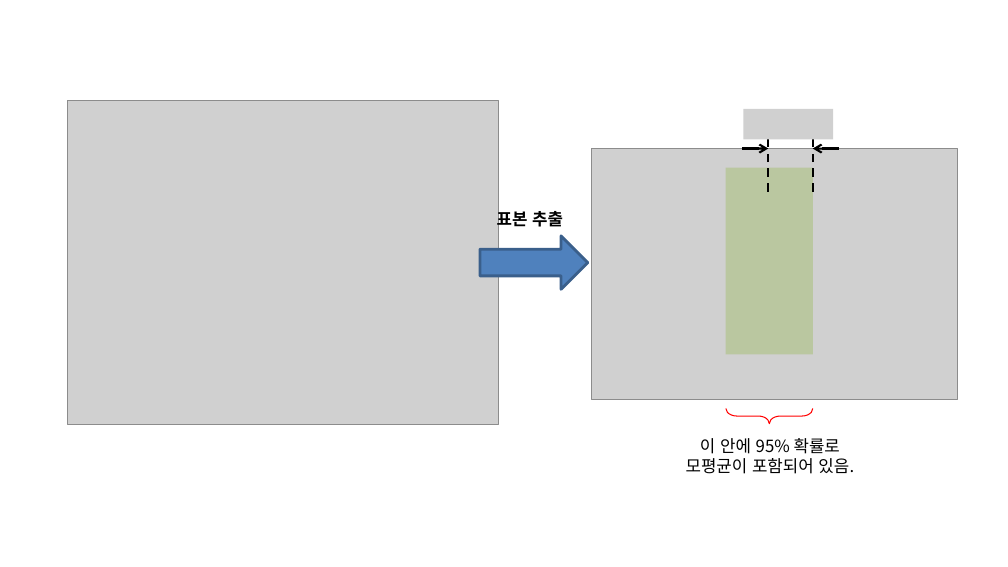
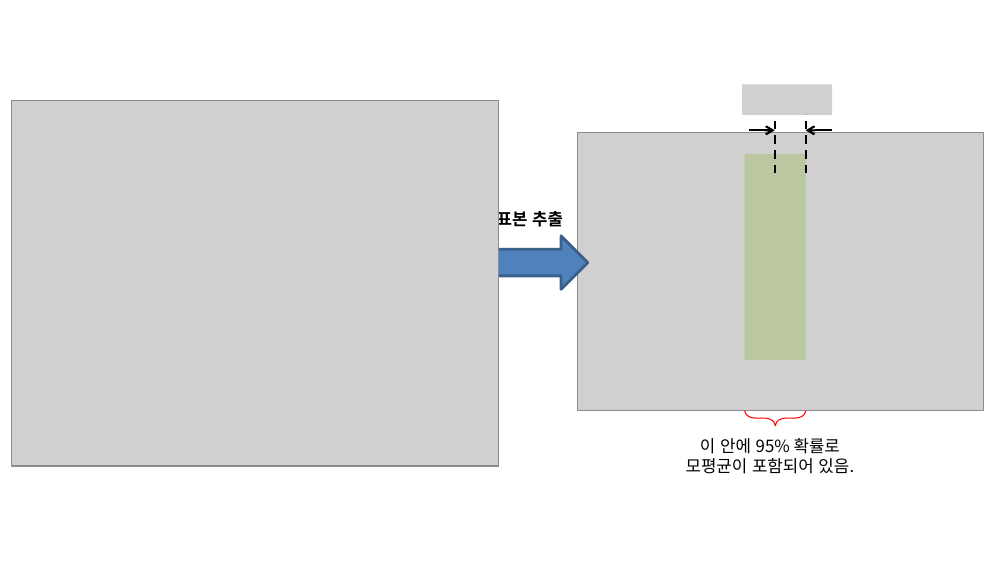
Before and after one commit to answeredbyablemind/answeredbyablemind.github.io, a slide deck: slide 1 of pics/2021-01-05-confidence_interval/pics.pptx. Drawn at 1008x567 pixels with LibreOffice and Linux fonts; fonts in the diff are those of the drawing; grey boxes stand for pictures. Boxes give left, top, right and bottom in pixels: in the first picture for what was removed or moved away, otherwise in the second. Text is boxed around its words. In the diff, an @@ line names an element or a change of style, - is before the commit and + after.

```diff
--- a/pics/2021-01-05-confidence_interval/pics.pptx
+++ b/pics/2021-01-05-confidence_interval/pics.pptx
@@ picture added at (742, 85, 832, 115) @@
@@ picture: place and size @@
-picture at (68, 101, 499, 424)
+picture at (12, 101, 499, 466)
@@ picture removed at (743, 109, 833, 139) @@
@@ line moved from (768, 192) - (768, 133) to (775, 173) - (775, 115) @@
@@ line moved from (813, 192) - (813, 133) to (806, 173) - (806, 115) @@
@@ picture: place and size @@
-picture at (592, 148, 959, 399)
+picture at (578, 133, 984, 411)
@@ arrow moved from (742, 148) - (768, 148) to (749, 130) - (775, 130) @@
@@ arrow moved from (839, 148) - (812, 148) to (832, 130) - (805, 130) @@
@@ rectangle: place and size @@
-rectangle at (726, 167, 813, 354)
+rectangle at (745, 154, 806, 360)
@@ right brace: place and size @@
-right brace at (726, 409, 813, 424)
+right brace at (745, 410, 806, 425)
```
Also in this commit, not shown: 1 slide added, 1 slide removed, 3 other files.
